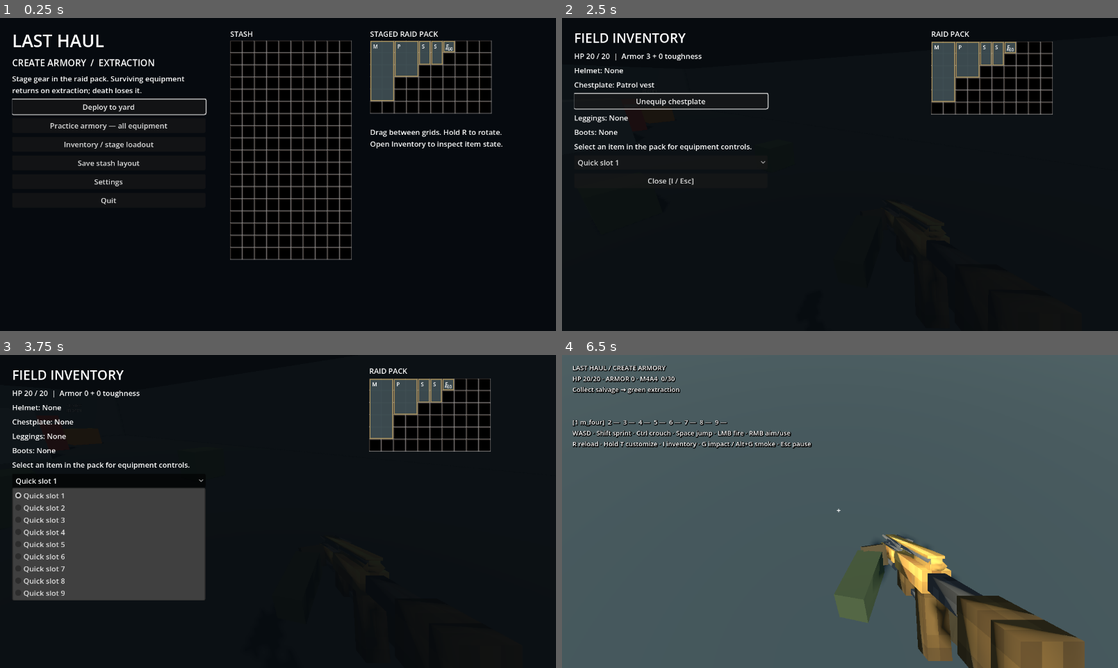
Above: before the commit, frames 1-4 (two rows, left to right).
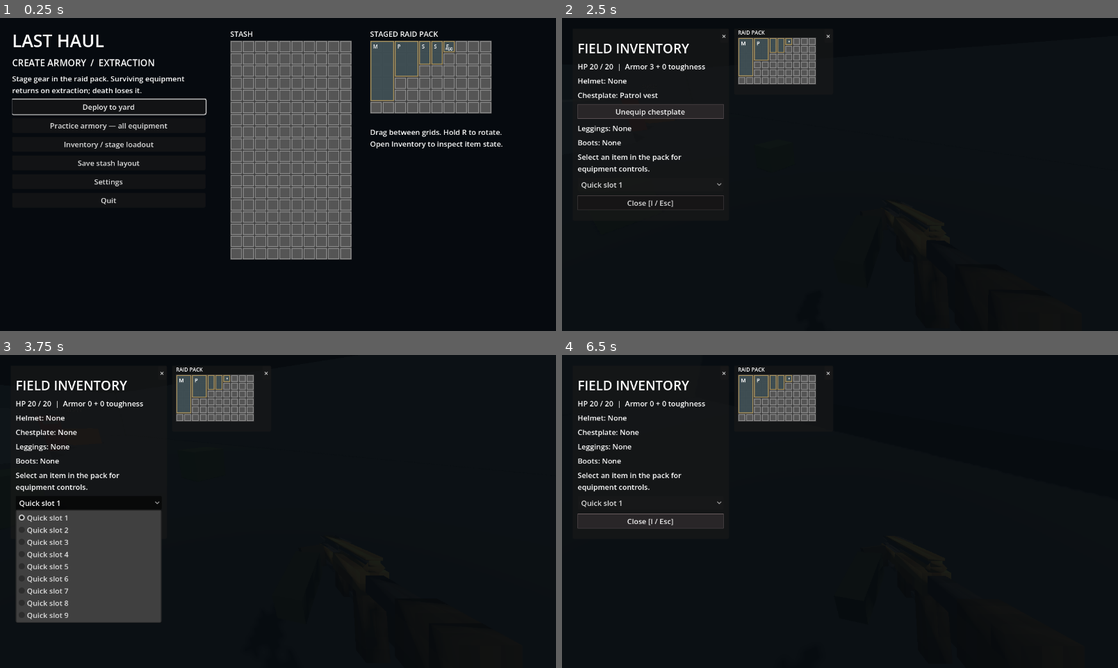
Above: after the commit, the same moments.

Repository: dcchill/last-haul
Game: Godot game, scene res://scenes/main.tscn
Same seed, same stepped clock (60 frames per second), same inputs: the game is played once before the commit and once after it.
Inputs (mouse positions are in pixels of both pictures, inside the frame that each line leads up to):
- Up to frame 1 (0.25 s): no input
- Up to frame 2 (2.5 s): click "Deploy to yard" at 0.5 s; tap Enter at 1.25 s; move the mouse to (867, 174) at 1.27 s; hold Right mouse button (aim) 1.28-2.03 s; hold W (move_forward) from 1.28 s (still down); tap Space (jump) at 1.52, 2.27 s; click (867, 174) at 1.55 s; move the mouse to (812, 174) at 2.02 s; click (812, 174) at 2.1 s; tap I at 2.3 s
- Up to frame 3 (3.75 s): release W (move_forward) at 2.75 s; click "Unequip chestplate" at 2.75 s; click "Quick slot 1" at 3.5 s
- Up to frame 4 (6.5 s): click (723, 373) at 4.25 s, where only the run after the commit has a clickable "×"; move the mouse to (990, 414) at 5.02 s; hold D (move_right) 5.03-5.78 s; hold Right mouse button (aim) 5.03-5.78 s; tap I at 5.1 s; click (990, 414) at 5.17 s; move the mouse to (834, 517) at 5.77 s; hold W (move_forward) from 5.78 s (still down); right-click (834, 517) at 5.85 s; click (834, 517) at 6.05 s

The runs differ from the first frame. In frame 1, 18% of the frame differs, in the area x 41-89%, y 7-78%; in frame 2, 8.7%; in frame 3, 15%; in frame 4, 97%, in the area x 0-100%, y 0-100%.

Commit message:
temp inv

Diff:
--- a/scripts/inventory/inventory_grid.gd
+++ b/scripts/inventory/inventory_grid.gd
@@ -7,6 +7,7 @@
 var drop_handler: Callable
 var cell_size: float = RaidInventory.CELL_SIZE
 var selected_index: int = -1
+var plain_slots := false
 
 func setup(value: RaidInventory, handler: Callable = Callable()) -> void:
 	inventory = value
@@ -22,7 +23,13 @@
 		return
 	for y in range(inventory.height):
 		for x in range(inventory.width):
-			draw_texture_rect(SLOT_TEXTURE, Rect2(Vector2(x, y) * cell_size, Vector2.ONE * cell_size), false)
+			var cell := Rect2(Vector2(x, y) * cell_size, Vector2.ONE * cell_size)
+			if plain_slots:
+				draw_rect(cell, Color("383838"))
+				draw_rect(cell.grow(-1), Color("8b8b8b"))
+				draw_rect(cell.grow(-3), Color("555555"))
+			else:
+				draw_texture_rect(SLOT_TEXTURE, cell, false)
 	for index in range(inventory.slots.size()):
 		var slot: Dictionary = inventory.slots[index]
 		var item: ItemDef = inventory.items[slot.id]
--- a/scripts/raid/raid_authority.gd
+++ b/scripts/raid/raid_authority.gd
@@ -101,7 +101,7 @@
 	shot_fired.emit(player_id, state.actor.global_position)
 	for pellet in range(gun.definition.pellets):
 		var kind := "rocket" if gun.definition.feed == "ROCKET" else "bullet"
-		var origin := state.actor.eye_position() - Vector3.UP * 0.05
+		var origin: Vector3 = state.actor.rifle.bones.muzzle_socket.global_position
 		var bullet := _spawn_projectile(origin, state.actor.aim_direction(), gun.definition.projectile_speed,
 			gun.definition.spread * (0.35 if gun.aiming else 1.0), gun.definition.damage, gun.definition.head_multiplier, state.actor.get_rid(), kind)
 		bullet.velocity += Vector3(state.actor.movement.velocity.x, 0.0 if state.actor.grounded else state.actor.movement.velocity.y, state.actor.movement.velocity.z)
--- a/tests/application_smoke.gd
+++ b/tests/application_smoke.gd
@@ -13,6 +13,8 @@
 func settle(frames: int = 5) -> void:
 	for frame in range(frames): await physics_frame
 	await process_frame
+func inventory_frames() -> Array[Node]:
+	return app.ui.inventory_flow.get_children().filter(func(node): return node.has_meta("inventory_grid"))
 func capture(name: String) -> void:
 	if not captures: return
 	await RenderingServer.frame_post_draw
@@ -25,6 +27,43 @@
 	await settle()
 	check(app.ui.mode == "home", "home screen")
 	await capture("home")
+	app.ui.show_inventory()
+	await settle()
+	var frames := inventory_frames()
+	check(frames.size() == 2, "staging shows pack and stash")
+	if frames.size() == 2:
+		check(frames[0].custom_minimum_size.y == app.loadout.pack.height * 18 + 44, "pack frame fits its grid")
+		check(frames[1].custom_minimum_size.y == app.stash_view.height * 18 + 44, "stash frame fits its grid")
+		check(frames[0].get_node("Grid").cell_size == 18, "inventory uses native pixel slots")
+		var grid = frames[0].get_node("Grid")
+		var pack: RaidInventory = app.loadout.pack
+		if not pack.slots.is_empty():
+			var item: Dictionary = pack.slots[0]
+			var origin := Vector2i(int(item.x), int(item.y))
+			check(grid._slot_at(Vector2(origin * 18) + Vector2.ONE) == 0, "slot selection maps to native pixels")
+			for y in range(pack.height):
+				var moved := false
+				for x in range(pack.width):
+					if Vector2i(x, y) != origin and pack.can_place(item.id, x, y, bool(item.get("rotated", false)), 0):
+						var data := {"inventory": pack, "index": 0}
+						var target := Vector2(x * 18 + 1, y * 18 + 1)
+						check(grid._can_drop_data(target, data), "grid accepts valid drag target")
+						grid._drop_data(target, data)
+						var moved_index := pack._slot_at(x, y)
+						check(moved_index >= 0 and pack.slots[moved_index].id == item.id, "grid moves dragged item")
+						moved = true
+						break
+				if moved: break
+	await capture("staging")
+	if DisplayServer.get_name() != "headless":
+		var original_size := root.size
+		root.size = Vector2i(1600, 900)
+		await settle()
+		await capture("staging-large")
+		check(inventory_frames().size() == 2, "staging survives window resize")
+		root.size = original_size
+		await settle()
+	app.ui.show_home()
 	app.deploy(true)
 	await settle()
 	var raid: RaidAuthority = app.raid
@@ -95,6 +134,52 @@
 	await settle()
 	await capture("inventory")
 	check(app.ui.mode == "raid_inventory", "raid inventory controls")
+	check(inventory_frames().size() == 1, "field inventory shows pack")
+	if not raid.containers.is_empty():
+		app.ui.open_container(id, raid.containers.keys()[0])
+		await settle()
+		check(app.ui.mode == "container", "loot container opens")
+		check(app.ui.loot_pack_grid.global_position.y > app.ui.loot_container_grid.global_position.y, "loot grid is above player inventory")
+		check(app.ui.loot_container_grid.plain_slots and app.ui.loot_pack_grid.plain_slots, "loot grids use plain slots")
+		check(app.ui.container_weight.text.begins_with("%.2f" % app.ui.container_contents.total_weight()), "loot footer shows container weight")
+		if not app.ui.container_contents.slots.is_empty():
+			app.ui.loot_container_grid.slot_selected.emit(0)
+			check(app.ui.loot_container_grid.selected_index == 0, "loot selection stays visible")
+		check(state.inventory.add("patrol", 1), "add armor for loot equipment test")
+		var armor_index := state.inventory.find_instance(state.inventory.slots.back().state.instance_id)
+		var armor_id: String = state.inventory.slots[armor_index].state.instance_id
+		app.ui._equip_loot({"inventory": state.inventory, "index": armor_index}, "chestplate")
+		check(state.armor_slots.get("chestplate") == armor_id, "equip armor from player grid")
+		check(not app.ui._can_equip_loot({"inventory": state.inventory, "index": state.inventory.find_instance(armor_id)}, "helmet"), "reject armor in wrong slot")
+		var crate_id := "armory-crate-0"
+		check(raid.containers.has(crate_id), "practice armor crate exists")
+		if raid.containers.has(crate_id):
+			raid.player.set_physics_process(false)
+			raid.player.global_position = raid.entities[crate_id].global_position + Vector3(0, 0.02, 2)
+			await settle()
+			state.opened_container = crate_id
+			app.ui.open_container(id, crate_id)
+			var contents: RaidInventory = raid.containers[crate_id]
+			var crate_armor := -1
+			for index in range(contents.slots.size()):
+				var definition: Resource = app.catalog.definitions.get(contents.slots[index].id)
+				if definition is ArmorDef and definition.slot == "chestplate":
+					crate_armor = index
+					break
+			check(crate_armor >= 0, "practice crate contains compatible armor")
+			if crate_armor >= 0:
+				var replacement_id: String = contents.slots[crate_armor].state.instance_id
+				state.inventory.capacity = 0
+				app.ui._equip_loot({"inventory": contents, "index": crate_armor}, "chestplate")
+				check(state.armor_slots.get("chestplate") == armor_id and contents.find_instance(replacement_id) >= 0, "full pack leaves crate armor and equipment unchanged")
+				state.inventory.capacity = -1
+				app.ui._equip_loot({"inventory": contents, "index": crate_armor}, "chestplate")
+				check(state.armor_slots.get("chestplate") == replacement_id and state.inventory.find_instance(armor_id) >= 0, "crate armor replaces equipped armor without losing the old item")
+			raid.player.set_physics_process(true)
+		await capture("container")
+		app.ui._sort_pack()
+		app.ui._close_container()
+		check(app.ui.mode == "hud", "loot container closes")
 	app.ui.show_practice()
 	await settle()
 	await capture("armory")
--- a/tests/armory_tests.gd
+++ b/tests/armory_tests.gd
@@ -316,7 +316,9 @@
 		state.inventory.slots.clear()
 		check(raid.practice_grant(state.actor.entity_id, source.id), source.id + " available in practice")
 		check(not raid.player.rifle.bones.is_empty() and raid.player.rifle.clips.has("fire"), source.id + " rendered hierarchy and clips")
+		var muzzle: Vector3 = raid.player.rifle.bones.muzzle_socket.global_position
 		check(raid.request_fire(state.actor.entity_id), source.id + " fires through authority")
+		check(not raid.projectiles.is_empty() and raid.projectiles[0].position.is_equal_approx(muzzle), source.id + " projectile starts at muzzle")
 		raid.projectiles.clear()
 		state.next_shot = 0
 		state.weapon.next_shot = 0
--- /dev/null
+++ b/ui/equipment_slot.gd
@@ -0,0 +1,11 @@
+extends Button
+
+var accepts_drop: Callable
+var drop_item: Callable
+
+func _can_drop_data(_position: Vector2, data: Variant) -> bool:
+	return accepts_drop.is_valid() and accepts_drop.call(data)
+
+func _drop_data(_position: Vector2, data: Variant) -> void:
+	if drop_item.is_valid():
+		drop_item.call(data)
--- a/ui/prototype_ui.gd
+++ b/ui/prototype_ui.gd
@@ -4,7 +4,7 @@
 var app: Node
 var root: Control
 var screen: Control
-var panel: VBoxContainer
+var panel: Container
 var hud: Label
 var notice_label: Label
 var crosshair: Label
@@ -14,12 +14,19 @@
 var container_id := ""
 var container_contents: RaidInventory
 var selected_container_index := -1
+var selected_loot_pack_index := -1
 var inventory_from_raid := false
 var selected_inventory_index := -1
 var assign_slot := 0
 var practice_filter := "weapon"
 var transient: Array[Node] = []
 var focus_scheduled := false
+var inventory_flow: Container
+var preview_box: VBoxContainer
+var container_weight: Label
+var loot_container_grid: Control
+var loot_pack_grid: Control
+var loot_transfer_button: Button
 const InventoryGridScript = preload("res://scripts/inventory/inventory_grid.gd")
 
 func _ready() -> void:
@@ -38,6 +45,7 @@
 	root.add_child(hud)
 	notice_label = Label.new()
 	notice_label.position = Vector2(24, 676)
+	notice_label.z_index = 1
 	notice_label.add_theme_color_override("font_shadow_color", Color.BLACK)
 	notice_label.add_theme_constant_override("shadow_outline_size", 5)
 	root.add_child(notice_label)
@@ -59,6 +67,9 @@
 			node.queue_free()
 	transient.clear()
 	panel = null
+	inventory_flow = null
+	preview_box = null
+	container_weight = null
 	var gameplay := new_mode == "hud"
 	hud.visible = gameplay
 	crosshair.visible = gameplay
@@ -74,6 +85,9 @@
 	shade.set_anchors_and_offsets_preset(Control.PRESET_FULL_RECT)
 	shade.color = Color(0.025, 0.04, 0.055, 0.92)
 	screen.add_child(shade)
+	if new_mode in ["inventory", "raid_inventory", "container"]:
+		_inventory_layout()
+		return
 	var scroll := ScrollContainer.new()
 	scroll.position = Vector2(28, 24)
 	scroll.size = Vector2(470, 630)
@@ -83,11 +97,87 @@
 	panel.add_theme_constant_override("separation", 9)
 	scroll.add_child(panel)
 
+func _inventory_layout() -> void:
+	screen.texture_filter = CanvasItem.TEXTURE_FILTER_NEAREST
+	var scroll := ScrollContainer.new()
+	scroll.set_anchors_and_offsets_preset(Control.PRESET_FULL_RECT)
+	scroll.offset_left = 24
+	scroll.offset_top = 24
+	scroll.offset_right = -24
+	scroll.offset_bottom = -24
+	screen.add_child(scroll)
+	if mode == "container":
+		inventory_flow = VBoxContainer.new()
+		inventory_flow.add_theme_constant_override("separation", 4)
+	else:
+		inventory_flow = HFlowContainer.new()
+		inventory_flow.add_theme_constant_override("h_separation", 12)
+		inventory_flow.add_theme_constant_override("v_separation", 12)
+	inventory_flow.size_flags_horizontal = Control.SIZE_EXPAND_FILL
+	scroll.add_child(inventory_flow)
+	if mode == "container":
+		return
+	var frame := _inventory_frame()
+	frame.custom_minimum_size.x = 360
+	inventory_flow.add_child(frame)
+	var margins := MarginContainer.new()
+	margins.mouse_filter = Control.MOUSE_FILTER_IGNORE
+	margins.add_theme_constant_override("margin_left", 12)
+	margins.add_theme_constant_override("margin_top", 24)
+	margins.add_theme_constant_override("margin_right", 12)
+	margins.add_theme_constant_override("margin_bottom", 24)
+	frame.add_child(margins)
+	panel = VBoxContainer.new()
+	panel.custom_minimum_size.x = 336
+	panel.add_theme_constant_override("separation", 9)
+	margins.add_child(panel)
+	panel.minimum_size_changed.connect(func(): frame.custom_minimum_size.y = panel.get_combined_minimum_size().y + 48)
+
+func _inventory_frame() -> Panel:
+	var frame := Panel.new()
+	frame.size_flags_vertical = Control.SIZE_SHRINK_BEGIN
+	var close := Button.new()
+	close.text = "×"
+	close.tooltip_text = "Close inventory"
+	close.set_anchors_preset(Control.PRESET_TOP_RIGHT)
+	close.offset_left = -20
+	close.offset_top = 1
+	close.offset_right = -1
+	close.offset_bottom = 20
+	close.pressed.connect(func():
+		if mode == "container": _close_container()
+		elif mode == "raid_inventory": _close_inventory()
+		else: show_home())
+	frame.add_child(close)
+	return frame
+
+func _inventory_grid(inventory: RaidInventory, title: String, handler: Callable = Callable()) -> Control:
+	var frame := _inventory_frame()
+	frame.name = "InventoryFrame"
+	frame.set_meta("inventory_grid", true)
+	frame.custom_minimum_size = Vector2(maxi(228, inventory.width * 18 + 18), inventory.height * 18 + 44)
+	if mode == "container":
+		frame.size_flags_horizontal = Control.SIZE_SHRINK_BEGIN
+	inventory_flow.add_child(frame)
+	var label := Label.new()
+	label.text = title
+	label.position = Vector2(9, 1)
+	label.add_theme_font_size_override("font_size", 12)
+	frame.add_child(label)
+	var grid: Control = InventoryGridScript.new()
+	grid.name = "Grid"
+	grid.position = Vector2(9, 21)
+	grid.cell_size = 18
+	grid.plain_slots = true
+	frame.add_child(grid)
+	grid.setup(inventory, handler)
+	return grid
+
 func _text(value: String, size: int = 17) -> Label:
 	var label := Label.new()
 	label.text = value
 	label.autowrap_mode = TextServer.AUTOWRAP_WORD_SMART
-	label.custom_minimum_size.x = 420
+	label.custom_minimum_size.x = 336 if inventory_flow != null else 420
 	label.add_theme_font_size_override("font_size", size)
 	panel.add_child(label)
 	return label
@@ -96,7 +186,16 @@
 	var button := Button.new()
 	button.text = value
 	button.disabled = disabled
-	button.custom_minimum_size.y = 34
+	if inventory_flow != null and mode != "container":
+		for state_name in ["normal", "hover", "pressed", "focus", "disabled"]:
+			var style := StyleBoxFlat.new()
+			style.bg_color = Color("292628") if state_name in ["hover", "focus"] else Color("161516")
+			style.border_color = Color("706366") if state_name in ["hover", "focus"] else Color("51494b")
+			style.set_border_width_all(1)
+			button.add_theme_stylebox_override(state_name, style)
+	button.custom_minimum_size.y = 24 if mode == "container" else 34
+	if mode == "container":
+		button.add_theme_font_size_override("font_size", 11)
 	button.pressed.connect(callback)
 	panel.add_child(button)
 	if not disabled and not focus_scheduled:
@@ -112,6 +211,7 @@
 	var grid: Control = InventoryGridScript.new()
 	grid.position = at
 	grid.cell_size = cell_size
+	grid.plain_slots = true
 	screen.add_child(grid)
 	grid.setup(inventory, handler)
 	return grid
@@ -157,8 +257,7 @@
 	_clear("raid_inventory" if from_raid else "inventory")
 	_text("FIELD INVENTORY" if from_raid else "STAGE LOADOUT", 30)
 	var pack: RaidInventory = state().inventory if from_raid else app.loadout.pack
-	_root_text("RAID PACK" if from_raid else "STAGED RAID PACK", Vector2(850, 24))
-	var pack_grid := _grid(pack, Vector2(850, 54), Callable(), 28)
+	var pack_grid := _inventory_grid(pack, "RAID PACK" if from_raid else "STAGED RAID PACK")
 	pack_grid.slot_selected.connect(func(index): show_inventory(from_raid, index))
 	if from_raid:
 		if state().weapon != null and state().weapon.reload_end > 0:
@@ -179,8 +278,7 @@
 		bar.item_selected.connect(func(index): assign_slot = index)
 		panel.add_child(bar)
 	else:
-		_root_text("STASH", Vector2(530, 24))
-		_grid(app.stash_view, Vector2(530, 54), Callable(), 28)
+		_inventory_grid(app.stash_view, "STASH")
 		_text("Drag equipment and ammo into the raid pack. Hold R while dropping to rotate.")
 	if selected >= 0 and selected < pack.slots.size():
 		var entry: Dictionary = pack.slots[selected]
@@ -302,47 +400,152 @@
 func open_container(_player_id: String, id: String) -> void:
 	container_id = id
 	selected_container_index = -1
+	selected_loot_pack_index = -1
 	_redraw_container()
 
 func _redraw_container() -> void:
 	_clear("container")
 	container_contents = app.raid.containers[container_id]
-	_text("FIELD CONTAINER", 30)
-	_text("Select an item to transfer. The raid continues while looting.")
-	_root_text("CONTENTS", Vector2(530, 24))
-	var grid := _grid(container_contents, Vector2(530, 54), _claim_drop, 28)
-	grid.slot_selected.connect(func(index): selected_container_index = index; _redraw_container())
-	_root_text("YOUR PACK", Vector2(850, 24))
-	_grid(state().inventory, Vector2(850, 54), _claim_drop, 28)
-	if selected_container_index >= 0 and selected_container_index < container_contents.slots.size():
-		var entry: Dictionary = container_contents.slots[selected_container_index]
-		_text(app.catalog.items[entry.id].display_name, 22)
-		_text(_item_details(entry))
-		_add_preview(entry.id, Vector2(535, 410))
-	_button("Transfer selected [R]", _transfer_selected, selected_container_index < 0)
+	var box := PanelContainer.new()
+	box.size_flags_horizontal = Control.SIZE_SHRINK_BEGIN
+	inventory_flow.add_child(box)
+	var column := VBoxContainer.new()
+	box.add_child(column)
+	var title := Label.new()
+	title.text = "CONTAINER"
+	column.add_child(title)
+	var container_row := HBoxContainer.new()
+	column.add_child(container_row)
+	var equipment_space := Control.new()
+	container_row.add_child(equipment_space)
+	loot_container_grid = _loot_grid(container_contents, container_row)
+	loot_container_grid.selected_index = selected_container_index
+	loot_container_grid.slot_selected.connect(func(index): _select_loot(true, index))
+	var footer := HBoxContainer.new()
+	footer.name = "ContainerActions"
+	column.add_child(footer)
+	panel = footer
 	_button("Take all [F]", _take_all)
-	_button("Sort pack [S]", _sort_pack)
+	loot_transfer_button = _button("Transfer [R]", _transfer_selected, selected_container_index < 0)
+	_button("Sort [S]", _sort_pack)
+	container_weight = Label.new()
+	container_weight.add_theme_font_size_override("font_size", 11)
+	footer.add_child(container_weight)
+	_update_container_weight()
+	var player_title := Label.new()
+	player_title.text = "YOUR INVENTORY  •  Select an item or drag it to a slot"
+	column.add_child(player_title)
+	var player_row := HBoxContainer.new()
+	column.add_child(player_row)
+	var equipment := VBoxContainer.new()
+	equipment.name = "Equipment"
+	player_row.add_child(equipment)
+	for slot in ["helmet", "chestplate", "leggings", "boots", "held"]:
+		var button = preload("res://ui/equipment_slot.gd").new()
+		button.name = slot.capitalize()
+		var entry: Dictionary = state().held_entry() if slot == "held" else state().armor.entries.get(slot, {})
+		button.text = slot.capitalize() + ": " + (str(app.catalog.items[entry.id].display_name) if not entry.is_empty() else "Empty")
+		button.custom_minimum_size = Vector2(150, 28)
+		button.accepts_drop = func(data): return _can_equip_loot(data, slot)
+		button.drop_item = func(data): _equip_loot(data, slot)
+		button.pressed.connect(func(): _equip_selected_loot(slot))
+		equipment.add_child(button)
+	equipment_space.custom_minimum_size.x = equipment.get_combined_minimum_size().x
+	equipment.minimum_size_changed.connect(func(): equipment_space.custom_minimum_size.x = equipment.get_combined_minimum_size().x)
+	loot_pack_grid = _loot_grid(state().inventory, player_row)
+	loot_pack_grid.selected_index = selected_loot_pack_index
+	loot_pack_grid.slot_selected.connect(func(index): _select_loot(false, index))
+	panel = footer
 	_button("Close [Esc]", _close_container)
+
+func _loot_grid(inventory: RaidInventory, parent: Container) -> Control:
+	var grid: Control = InventoryGridScript.new()
+	grid.name = "Grid"
+	grid.cell_size = 28
+	grid.plain_slots = true
+	parent.add_child(grid)
+	grid.setup(inventory, _claim_drop)
+	return grid
+
+func _select_loot(from_container: bool, index: int) -> void:
+	selected_container_index = index if from_container else -1
+	selected_loot_pack_index = -1 if from_container else index
+	loot_container_grid.selected_index = selected_container_index
+	loot_pack_grid.selected_index = selected_loot_pack_index
+	loot_container_grid.queue_redraw()
+	loot_pack_grid.queue_redraw()
+	loot_transfer_button.disabled = selected_container_index < 0
+
+func _can_equip_loot(data: Variant, slot: String) -> bool:
+	if not data is Dictionary or data.get("inventory") not in [container_contents, state().inventory]:
+		return false
+	var source: RaidInventory = data.inventory
+	var index := int(data.get("index", -1))
+	if index < 0 or index >= source.slots.size():
+		return false
+	var definition: Resource = app.catalog.definitions.get(source.slots[index].id)
+	return definition is WeaponDef if slot == "held" else definition is ArmorDef and definition.slot == slot
+
+func _equip_selected_loot(slot: String) -> void:
+	var source := container_contents if selected_container_index >= 0 else state().inventory
+	var index := selected_container_index if selected_container_index >= 0 else selected_loot_pack_index
+	if index < 0 and slot != "held":
+		app.raid.request_unequip_armor(app.profile.profile.player_id, slot)
+		_redraw_container()
+		return
+	_equip_loot({"inventory": source, "index": index}, slot)
+
+func _equip_loot(data: Dictionary, slot: String) -> void:
+	if not _can_equip_loot(data, slot):
+		show_notice("Select compatible equipment first")
+		return
+	var source: RaidInventory = data.inventory
+	var index := int(data.index)
+	var instance_id: String = source.slots[index].get("state", {}).get("instance_id", "")
+	var player_id: String = app.profile.profile.player_id
+	if source == container_contents and not app.raid.request_transfer(player_id, container_id, index):
+		show_notice("Cannot transfer: pack full, out of reach, or item unavailable")
+		return
+	var equipped: bool = app.raid.request_assign(player_id, state().selected, instance_id) if slot == "held" else app.raid.request_equip_armor(player_id, instance_id)
+	if not equipped:
+		show_notice("Cannot equip item")
+	selected_container_index = -1
+	selected_loot_pack_index = -1
+	_redraw_container()
+
+func _update_container_weight() -> void:
+	var limit := "--"
+	if container_contents.config != null and container_contents.config.weight_limit > 0:
+		limit = "%.2f" % container_contents.config.weight_limit
+	container_weight.text = "%.2f / %s kg" % [container_contents.total_weight(), limit]
 
 func _claim_drop(data: Dictionary, target: RaidInventory, _cell: Vector2i, _rotated: bool) -> void:
 	if target == state().inventory and data.inventory == container_contents:
-		app.raid.request_transfer(app.profile.profile.player_id, container_id, int(data.index))
+		if not app.raid.request_transfer(app.profile.profile.player_id, container_id, int(data.index)):
+			show_notice("Cannot transfer: pack full, out of reach, or item unavailable")
+	elif target == state().inventory and data.inventory == target:
+		target.move(int(data.index), _cell.x, _cell.y, _rotated)
+	selected_container_index = -1
+	selected_loot_pack_index = -1
 	_redraw_container()
 
 func _transfer_selected() -> void:
 	if not app.raid.request_transfer(app.profile.profile.player_id, container_id, selected_container_index):
 		show_notice("Cannot transfer: pack full, out of reach, or item unavailable")
 	selected_container_index = -1
+	selected_loot_pack_index = -1
 	_redraw_container()
 
 func _take_all() -> void:
 	for index in range(container_contents.slots.size() - 1, -1, -1):
 		app.raid.request_transfer(app.profile.profile.player_id, container_id, index)
 	selected_container_index = -1
+	selected_loot_pack_index = -1
 	_redraw_container()
 
 func _sort_pack() -> void:
 	state().inventory.sort()
+	selected_loot_pack_index = -1
 	_redraw_container()
 
 func _close_container() -> void:
@@ -440,6 +643,8 @@
 
 func _process(_delta: float) -> void:
 	notice_label.text = message if Time.get_ticks_msec() < notice_until else ""
+	if mode == "container" and is_instance_valid(container_weight):
+		_update_container_weight()
 	if mode == "customize" and not Input.is_physical_key_pressed(KEY_T):
 		if state().weapon != null:
 			state().weapon.customizing = false
@@ -512,10 +717,18 @@
 	var image := TextureRect.new()
 	image.name = "PreviewImage"
 	image.texture = viewport.get_texture()
-	image.position = at
-	image.size = Vector2(400, 250)
+	image.custom_minimum_size = Vector2(400, 250)
 	image.mouse_filter = Control.MOUSE_FILTER_IGNORE
-	screen.add_child(image)
+	if inventory_flow != null:
+		if is_instance_valid(preview_box):
+			preview_box.queue_free()
+		preview_box = VBoxContainer.new()
+		inventory_flow.add_child(preview_box)
+		preview_box.add_child(image)
+	else:
+		image.position = at
+		image.size = Vector2(400, 250)
+		screen.add_child(image)
 	return stage
 
 func _preview(model: String, texture: String, animation: String, at: Vector2) -> void:
@@ -548,4 +761,7 @@
 	clips.item_selected.connect(func(index):
 		if is_instance_valid(view):
 			view.play_clip(names[index]))
-	screen.add_child(clips)
+	if inventory_flow != null:
+		preview_box.add_child(clips)
+	else:
+		screen.add_child(clips)
